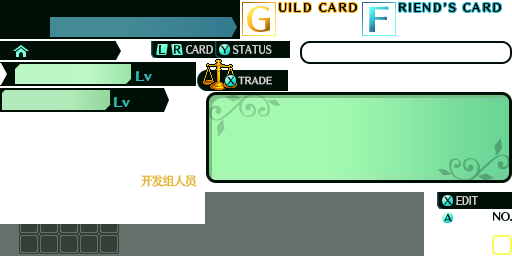
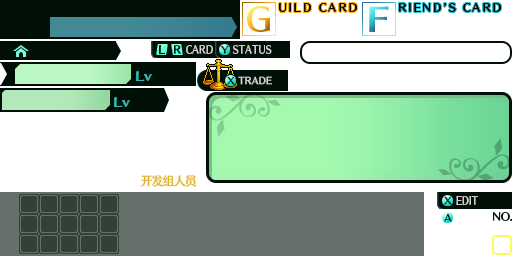
Layered file, before and after one edit (512 × 256). Changes by layer:
added layer "图层 3" above "图层 1" over bbox(0, 192, 205, 224)
painted on "图层 1" over bbox(0, 192, 205, 224)
